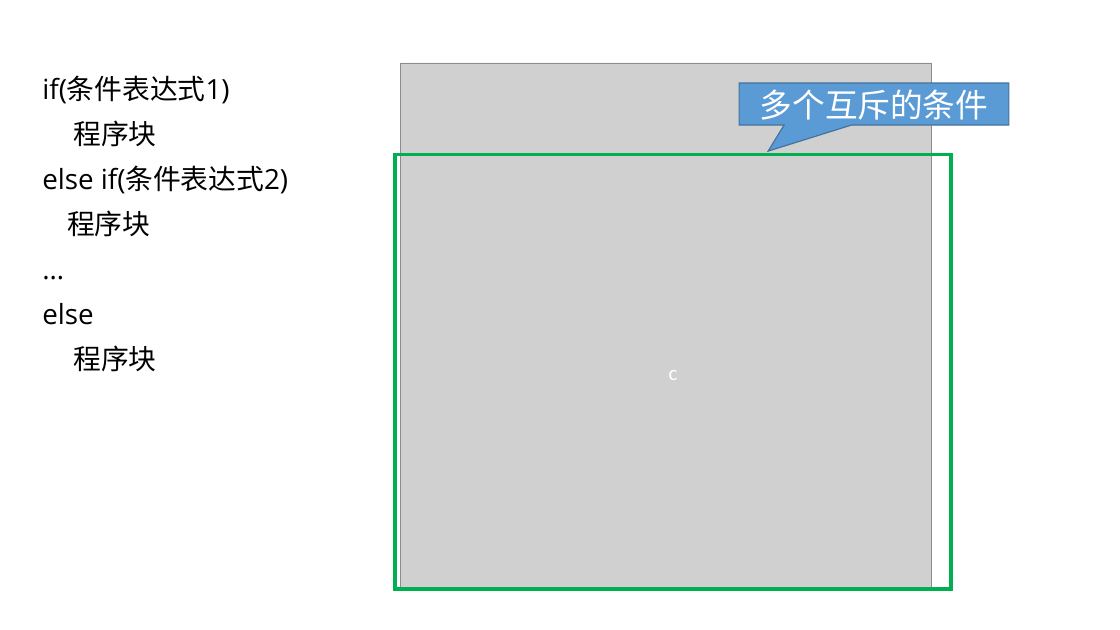
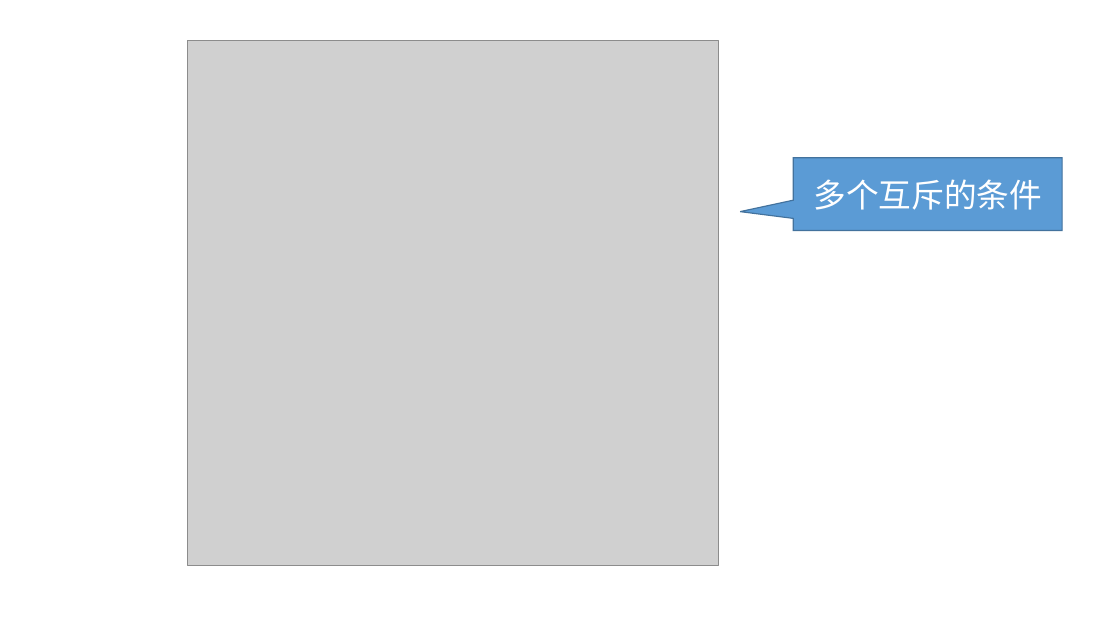
Before and after one commit to hwdong-net/cplusplus17, a slide deck: slide 9 of ppt/4. 语句.pptx. Drawn at 1120x630 pixels with LibreOffice and Linux fonts; fonts in the diff are those of the drawing; grey boxes stand for pictures. Boxes give left, top, right and bottom in pixels: in the first picture for what was removed or moved away, otherwise in the second. Text is boxed around its words. In the diff, an @@ line names an element or a change of style, - is before the commit and + after.

```diff
--- a/ppt/4. 语句.pptx
+++ b/ppt/4. 语句.pptx
@@ picture: place and size @@
-picture at [401,63,932,587]
+picture at [187,40,718,565]
@@ text removed at [42,75,288,372] @@
-if(条件表达式1)
-程序块
-else if(条件表达式2)
-程序块
-…
-else
-程序块
@@ rectangle removed at [395,155,951,589] @@
-c
@@ speech box "多个互斥的条件": place and size @@
-speech box "多个互斥的条件" at [739,83,1009,125]
+speech box "多个互斥的条件" at [793,158,1062,231]
@@ speech box "多个互斥的条件" at [793,158,1062,231]: proportions changed @@
```
Also in this commit, not shown: 15 other slides changed, 2 slides added, 6 slides removed, 2 other files.
